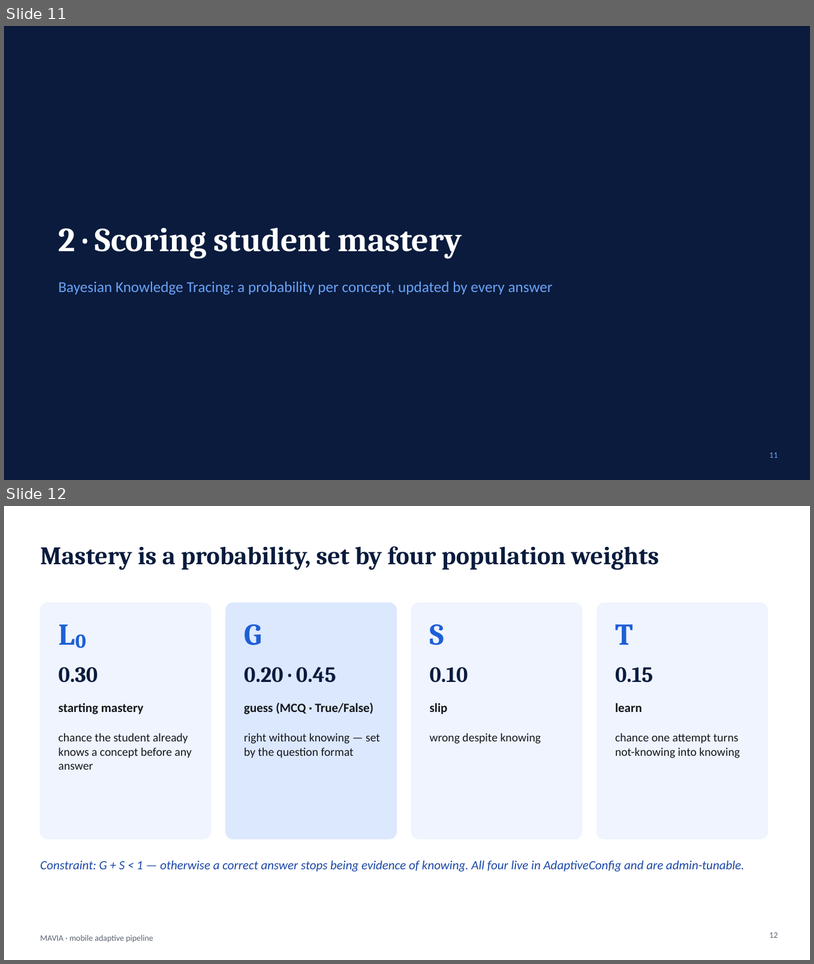
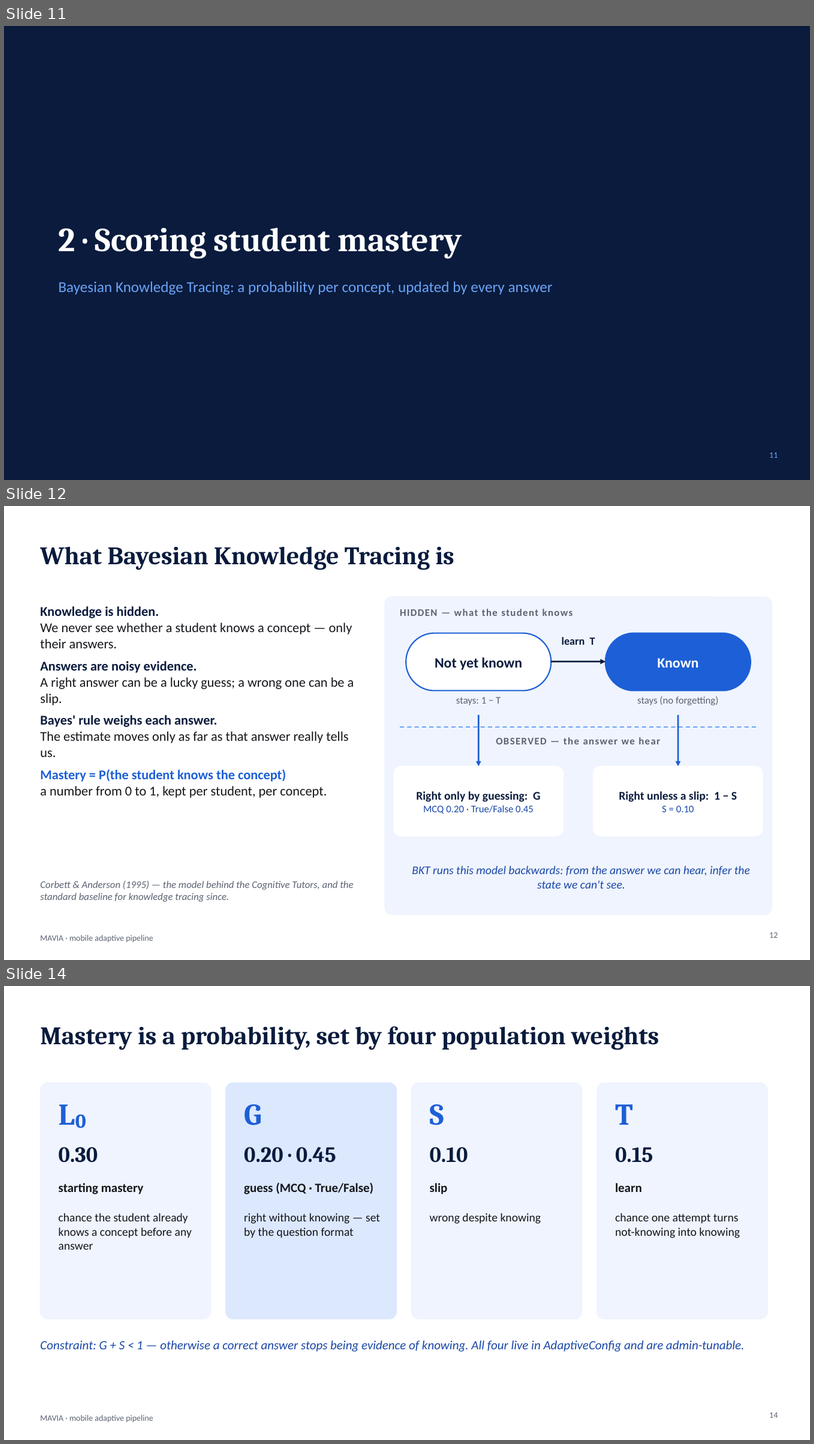
Before and after one commit to Heathiko/MAVIA---MAIN, a slide deck: docs/MAVIA_Mobile_Adaptive_Pipeline.pptx. Shown one above the other, each under a label of ours: slides 11 and 12 before the commit, slides 11, 12 and 14 after it; the slides between them are not shown. The pictures are 814x964 and 814x1444 pixels, drawn with LibreOffice and Linux fonts; fonts in the diff are those of the drawing. Boxes give left, top, right and bottom in pixels: in the first picture for what was removed or moved away, otherwise in the second. Text is boxed around its words. In the diff, an @@ line names an element or a change of style, - is before the commit and + after.

```diff
--- a/docs/MAVIA_Mobile_Adaptive_Pipeline.pptx
+++ b/docs/MAVIA_Mobile_Adaptive_Pipeline.pptx
@@ slide 12 added at <box>4,506,810,960</box>, background #FFFFFF; not listed: 1 template element that a slide beside it also shows @@
@@ title added at <box>40,546,455,570</box>, 30 pt, text #0A1B3D, bold @@
+What Bayesian Knowledge Tracing is
@@ text added at <box>40,606,354,798</box>, 16 pt, text #14161A @@
+Knowledge is hidden.
+We never see whether a student knows a concept — only their answers.
+Answers are noisy evidence.
+A right answer can be a lucky guess; a wrong one can be a slip.
+Bayes' rule weighs each answer.
+The estimate moves only as far as that answer really tells us.
+Mastery = P(the student knows the concept)
+a number from 0 to 1, kept per student, per concept.
@@ rounded rectangle added at <box>385,597,772,915</box>, fill #EFF4FE, outline #EFF4FE 1 pt @@
@@ text added at <box>400,609,573,616</box>, 12 pt, text #5B6372, bold @@
+HIDDEN — what the student knows
@@ rounded rectangle added at <box>406,633,551,691</box>, fill #FFFFFF, outline #1D5FD6 1.5 pt @@
@@ text added at <box>562,637,596,645</box>, 13 pt, text #0A1B3D, bold @@
+learn T
@@ rounded rectangle added at <box>606,633,751,691</box>, fill #1D5FD6, outline #1D5FD6 1.5 pt @@
@@ text added at <box>435,657,523,670</box>, 17 pt, text #0A1B3D, bold @@
+Not yet known
@@ arrow added from (551, 661) to (606, 661), #0A1B3D 2 pt @@
@@ text added at <box>657,658,699,667</box>, 17 pt, text #FFFFFF, bold @@
+Known
@@ text added at <box>456,697,501,705</box>, 12 pt, text #5B6372 @@
+stays: 1 − T
@@ text added at <box>638,696,719,705</box>, 12 pt, text #5B6372 @@
+stays (no forgetting)
@@ arrow added from (479, 715) to (479, 766), #1D5FD6 2 pt @@
@@ arrow added from (678, 715) to (678, 766), #1D5FD6 2 pt @@
@@ line added from (400, 727) to (757, 727), #6BA3F6 1.25 pt dashed @@
@@ text added at <box>496,737,660,744</box>, 12 pt, text #5B6372, bold @@
+OBSERVED — the answer we hear
@@ rounded rectangle added at <box>394,766,564,835</box>, fill #FFFFFF, outline #FFFFFF 1 pt @@
@@ rounded rectangle added at <box>594,766,763,835</box>, fill #FFFFFF, outline #FFFFFF 1 pt @@
@@ text added at <box>416,791,540,814</box>, 12 pt, text #1A47A8 @@
+Right only by guessing: G
+MCQ 0.20 · True/False 0.45
@@ text added at <box>619,791,737,812</box>, 14 pt, text #0A1B3D, bold @@
+Right unless a slip: 1 − S
+S = 0.10
@@ text added at <box>412,865,750,888</box>, 14 pt, text #1A47A8, italic @@
+BKT runs this model backwards: from the answer we can hear, infer the state we can't see.
@@ text added at <box>40,880,353,901</box>, 12 pt, text #5B6372, italic @@
+Corbett & Anderson (1995) — the model behind the Cognitive Tutors, and the standard baseline for knowledge tracing since.
@@ page number added at <box>770,932,778,937</box>, 10 pt, text #5B6372 @@
+12
@@ what was slide 12 is now slide 14 @@
@@ page number at <box>770,1412,778,1417</box>: text changed @@
-12
+14
```
Also in this commit, not shown: 4 slides changed, 1 other slide added.
